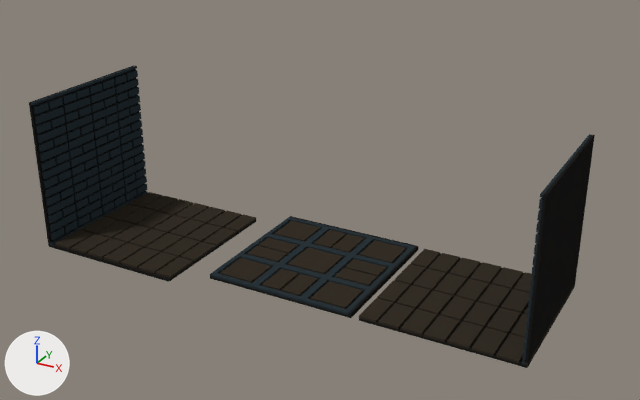
The Blender file Rotten Zone/models/corridor_point/corridor_point.blend, before and after one commit.
Rendered twice from a camera (50 mm lens) standing at (16.4, -25.6, 19.4) and looking at (-1.5, 6.9, 3.1). Lighting does not change. The marker at lower left points along +X, +Y and +Z.

In view in the first picture: 'corridor_1', 'corridor_1.001', 'e_corridor_point_centrum'.
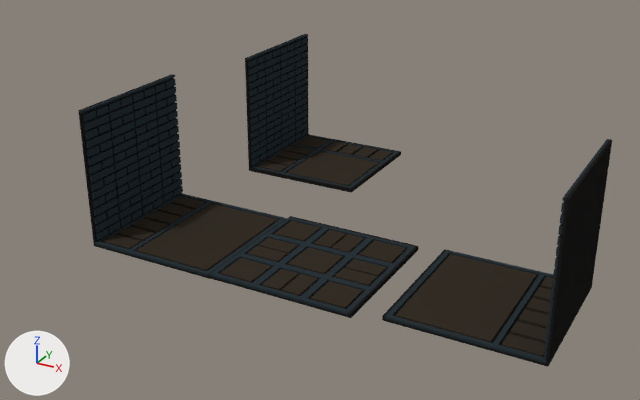
The newer file is also turned or shifted as a whole; pictures and numbers use the older file's frame.

Changed parts and their boxes (x1, y1, x2, y2) in the pictures (640 x 400 px):
'corridor_1.001', deleted: before (29, 65, 256, 282)
'ObjObject.001', added (black): after (78, 74, 287, 279)
'corridor_1', deleted: before (359, 134, 595, 368)
'ObjObject.002', added: after (382, 139, 612, 367)
'ObjObject', added (black): after (245, 34, 401, 193)

The edits, one by one:
Picture 'e_corridor_gate_wallvox.png' (img_e_corridor_gate_wallvox_png) is new.
Picture 'corridor_bend_5.png.001' (img_corridor_bend_5_png_001) is new.
Material 'palette.006' (mat_palette_006) is new.
Its texture is img_e_corridor_gate_wallvox_png.
Its roughness is 1.0.
Its specular ior level is 0.0.
Material 'palette.005' (mat_palette_005) is new.
Its texture is img_corridor_bend_5_png_001.
Its roughness is 1.0.
Its specular ior level is 0.0.
Mesh me_objobject_002 is new.
It has 2484 vertices, 1660 faces and spans x -3.16..3.24, y -2.98..3.42, z -6.07..0.33.
It uses material mat_palette_006 (picture img_e_corridor_gate_wallvox_png).
Mesh me_objobject is new.
It has 2611 vertices, 1748 faces and spans x -0.49..5.91, y -2.84..3.56, z -3.08..3.32.
It uses material mat_palette_005 (picture img_corridor_bend_5_png_001).
Object 'corridor_1' (ob_corridor_1) is deleted.
Object 'corridor_1.001' (ob_corridor_1_001) is deleted.
Object 'ObjObject.002' (ob_objobject_002) is new; it shows me_objobject_002.
Its location is (10.51, 4.26, 4.52).
Its rotation in degrees is (90, 0, 90).
Object 'ObjObject.001' (ob_objobject_001) is new; it shows a copy of me_objobject_002.
Its location is (-9.48, 4.15, 4.34).
Its rotation in degrees is (90, 0, -90).
Object 'ObjObject' (ob_objobject) is new; it shows me_objobject.
Its location is (-8.71, 16.08, 3.83).
Its rotation in degrees is (90, 0, 0).
